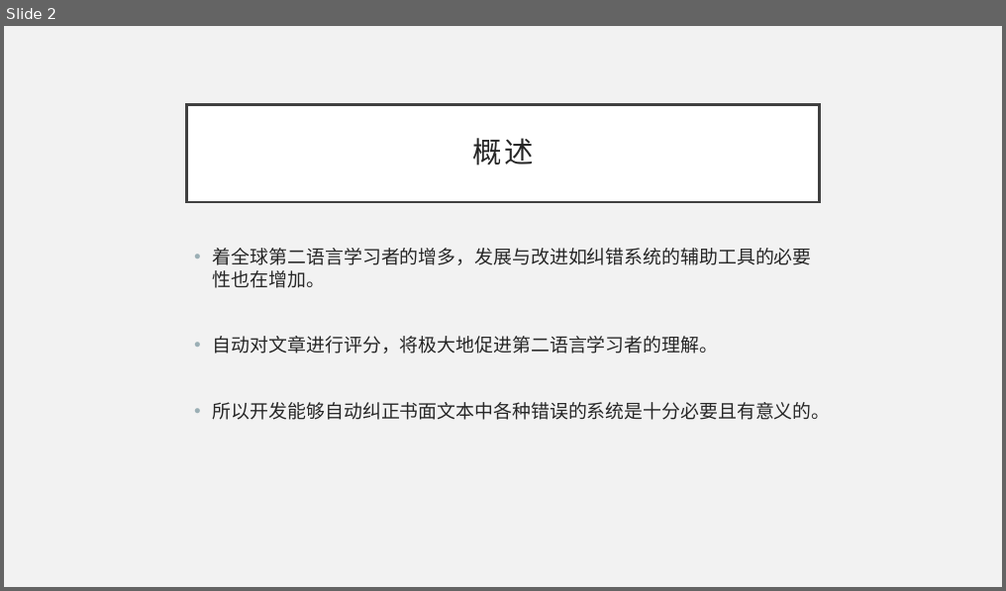
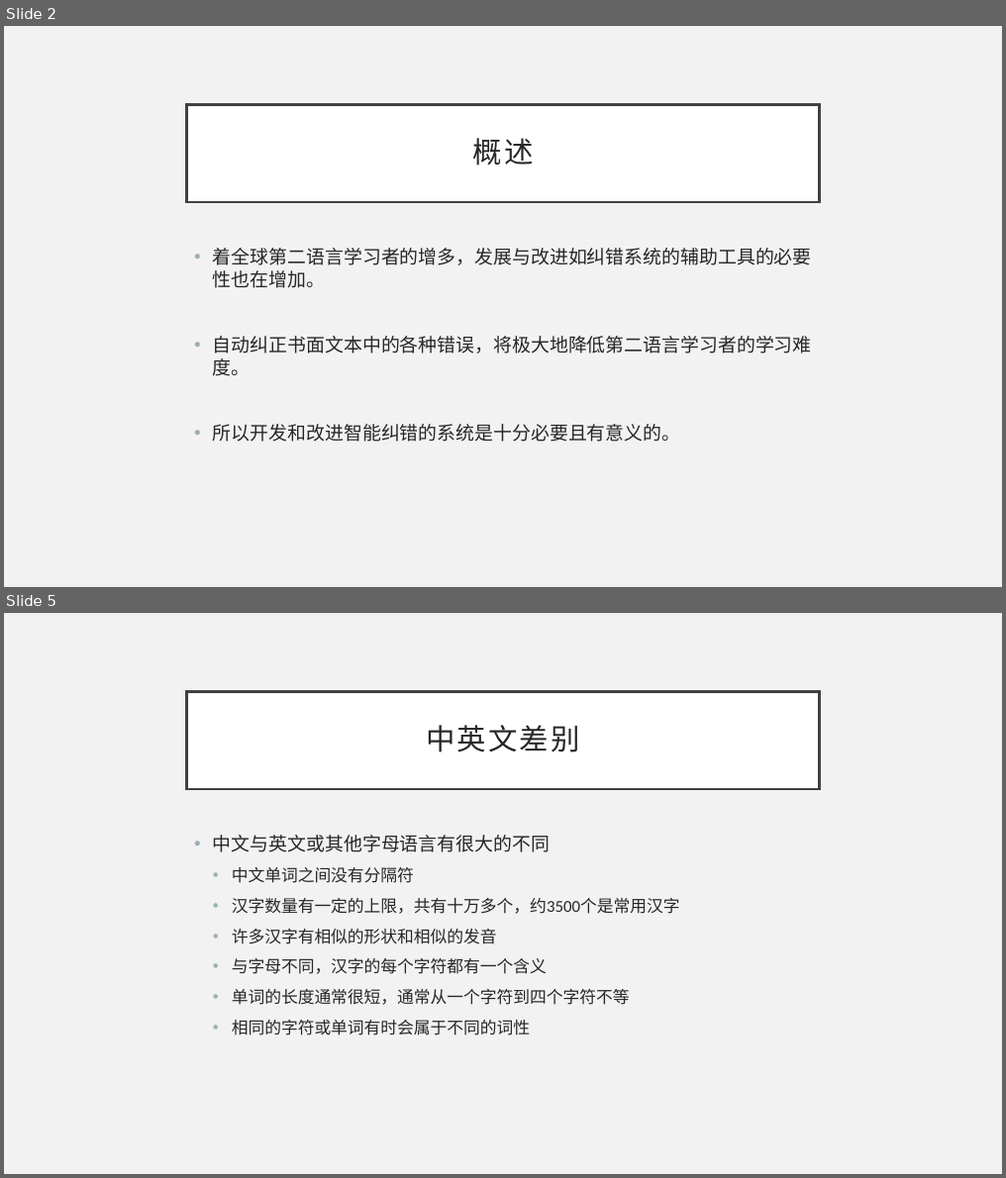
Before and after one commit to li-aolong/li-aolong.github.io, a slide deck: 北理东南研究院相关/报告-李英豪.pptx. Shown one above the other, each under a label of ours: slide 2 before the commit, slides 2 and 5 after it; the slides between them are not shown. The pictures are 1006x591 and 1006x1178 pixels, drawn with LibreOffice and Linux fonts; fonts in the diff are those of the drawing. Boxes give left, top, right and bottom in pixels: in the first picture for what was removed or moved away, otherwise in the second. Text is boxed around its words. In the diff, an @@ line names an element or a change of style, - is before the commit and + after.

```diff
--- a/北理东南研究院相关/报告-李英豪.pptx
+++ b/北理东南研究院相关/报告-李英豪.pptx
@@ slide 5 added at bbox=[4, 613, 1002, 1174], background #F2F2F2 @@
@@ title added at bbox=[187, 691, 819, 789], fill #FFFFFF, outline #404040 2.5 pt, 28 pt, text #262626 @@
+中英文差别
@@ text added at bbox=[213, 835, 680, 1036], 16 pt, text #262626 @@
+• 中文与英文或其他字母语言有很大的不同
+  • 中文单词之间没有分隔符
+  • 汉字数量有一定的上限，共有十万多个，约3500个是常用汉字
+  • 许多汉字有相似的形状和相似的发音
+  • 与字母不同，汉字的每个字符都有一个含义
+  • 单词的长度通常很短，通常从一个字符到四个字符不等
+  • 相同的字符或单词有时会属于不同的词性
@@ slide 2 changed as well @@
@@ text at bbox=[213, 336, 812, 442]: text changed @@
-• 自动对文章进行评分，将极大地促进第二语言学习者的理解。
-• 所以开发能够自动纠正书面文本中各种错误的系统是十分必要且有意义的。
+• 自动纠正书面文本中的各种错误，将极大地降低第二语言学习者的学习难度。
+• 所以开发和改进智能纠错的系统是十分必要且有意义的。
```
Also in this commit, not shown: 1 other slide changed, 11 other slides added, 1 slide removed.
